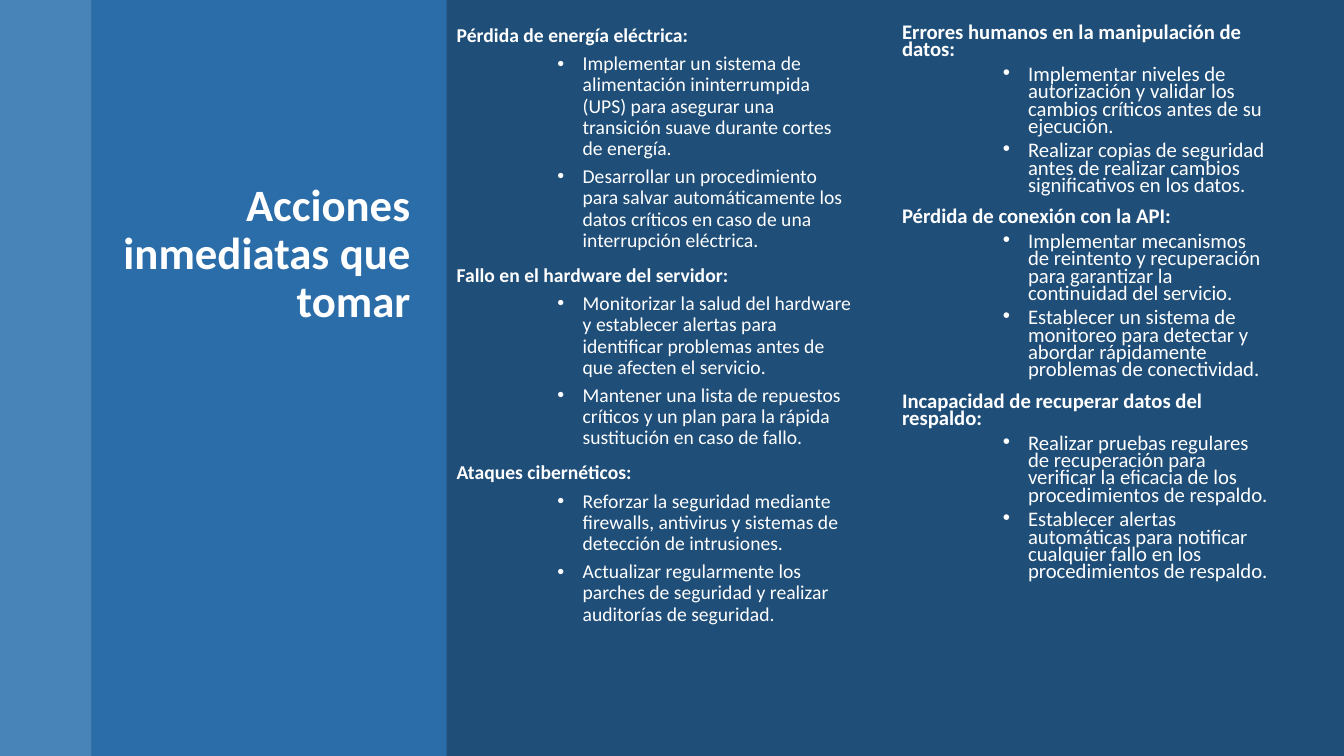
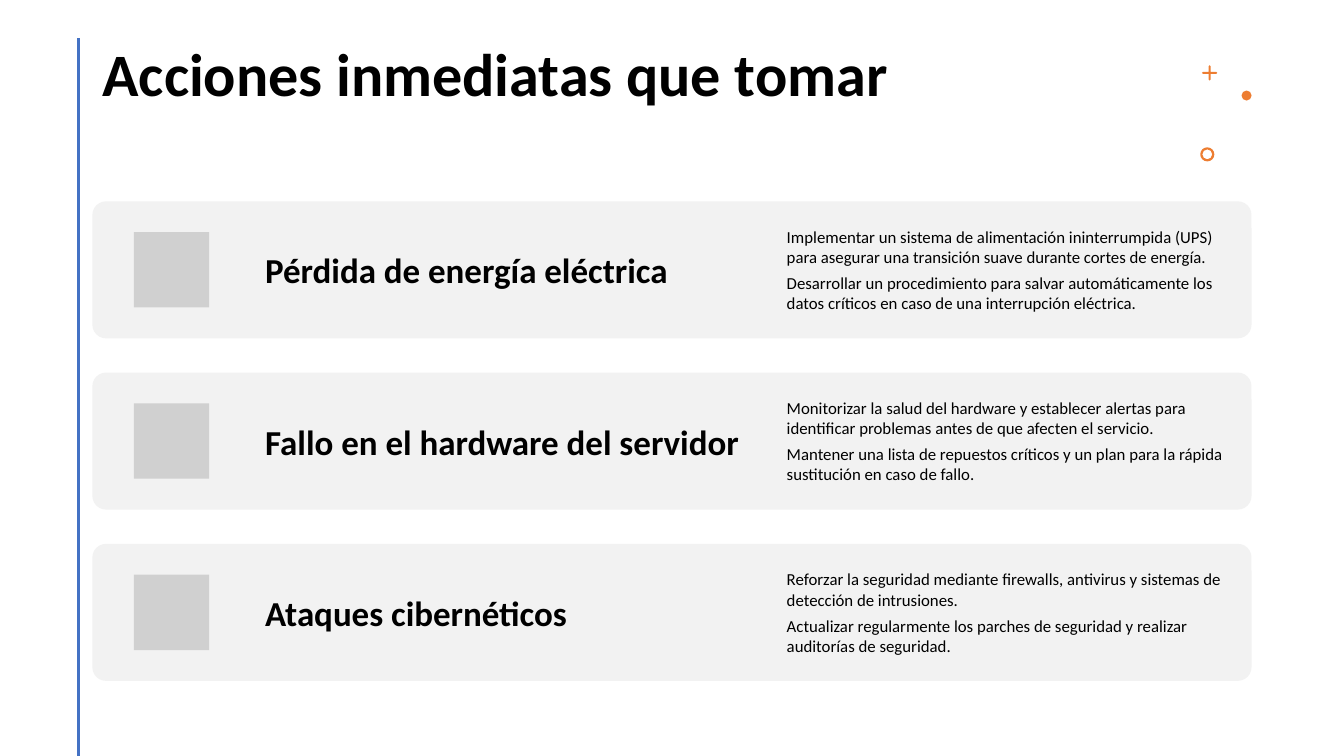
Before and after one commit to eduard165/APIComedor, a slide deck: slide 14 of Docs/Nuevo Presentación de Microsoft PowerPoint.pptx. Drawn at 1344x756 pixels with LibreOffice and Linux fonts; fonts in the diff are those of the drawing; grey boxes stand for pictures. Boxes give left, top, right and bottom in pixels: in the first picture for what was removed or moved away, otherwise in the second. Text is boxed around its words. In the diff, an @@ line names an element or a change of style, - is before the commit and + after.

```diff
--- a/Docs/Nuevo Presentación de Microsoft PowerPoint.pptx
+++ b/Docs/Nuevo Presentación de Microsoft PowerPoint.pptx
@@ background #1F4E79 to #FFFFFF @@
@@ rectangle removed at (x1=0, y1=0, x2=92, y2=756) @@
@@ rectangle removed at (x1=92, y1=0, x2=447, y2=756) @@
@@ text removed at (x1=457, y1=28, x2=851, y2=625) @@
-Pérdida de energía eléctrica:
-    • Implementar un sistema de alimentación ininterrumpida (UPS) para asegurar una transición suave durante cortes de energía.
-    • Desarrollar un procedimiento para salvar automáticamente los datos críticos en caso de una interrupción eléctrica.
-Fallo en el hardware del servidor:
-    • Monitorizar la salud del hardware y establecer alertas para identificar problemas antes de que afecten el servicio.
-    • Mantener una lista de repuestos críticos y un plan para la rápida sustitución en caso de fallo.
-Ataques cibernéticos:
-    • Reforzar la seguridad mediante firewalls, antivirus y sistemas de detección de intrusiones.
-    • Actualizar regularmente los parches de seguridad y realizar auditorías de seguridad.
@@ text removed at (x1=902, y1=24, x2=1268, y2=582) @@
-Errores humanos en la manipulación de datos:
-    • Implementar niveles de autorización y validar los cambios críticos antes de su ejecución.
-    • Realizar copias de seguridad antes de realizar cambios significativos en los datos.
-Pérdida de conexión con la API:
-    • Implementar mecanismos de reintento y recuperación para garantizar la continuidad del servicio.
-    • Establecer un sistema de monitoreo para detectar y abordar rápidamente problemas de conectividad.
-Incapacidad de recuperar datos del respaldo:
-    • Realizar pruebas regulares de recuperación para verificar la eficacia de los procedimientos de respaldo.
-    • Establecer alertas automáticas para notificar cualquier fallo en los procedimientos de respaldo.
@@ line added from (79, 39) to (79, 755), #ED7D31 2 pt @@
@@ title "Acciones inmediatas que tomar" moved from (x1=123, y1=189, x2=411, y2=318) to (x1=102, y1=53, x2=888, y2=106) @@
@@ title "Acciones inmediatas que tomar" at (x1=102, y1=53, x2=888, y2=106): size 32 to 43 pt, text colour #FFFFFF to #000000; alignment right to left; vertical alignment top to middle @@
@@ freeform shape added at (x1=1202, y1=66, x2=1217, y2=81), fill #ED7D31 @@
@@ freeform shape added at (x1=1242, y1=91, x2=1252, y2=101), fill #ED7D31 @@
@@ freeform shape added at (x1=1201, y1=147, x2=1215, y2=161), fill #ED7D31 @@
@@ group added at (x1=93, y1=202, x2=1252, y2=682): 6 texts, 3 rounded rectangles, 3 pictures @@
+Pérdida de energía eléctrica
+Implementar un sistema de alimentación ininterrumpida (UPS) para asegurar una transición suave durante cortes de energía.
+Desarrollar un procedimiento para salvar automáticamente los datos críticos en caso de una interrupción eléctrica.
+Fallo en el hardware del servidor
+Monitorizar la salud del hardware y establecer alertas para identificar problemas antes de que afecten el servicio.
+Mantener una lista de repuestos críticos y un plan para la rápida sustitución en caso de fallo.
+Ataques cibernéticos
+Reforzar la seguridad mediante firewalls, antivirus y sistemas de detección de intrusiones.
+Actualizar regularmente los parches de seguridad y realizar auditorías de seguridad.
```
Also in this commit, not shown: 8 other slides changed, 2 slides added, 2 other files.
